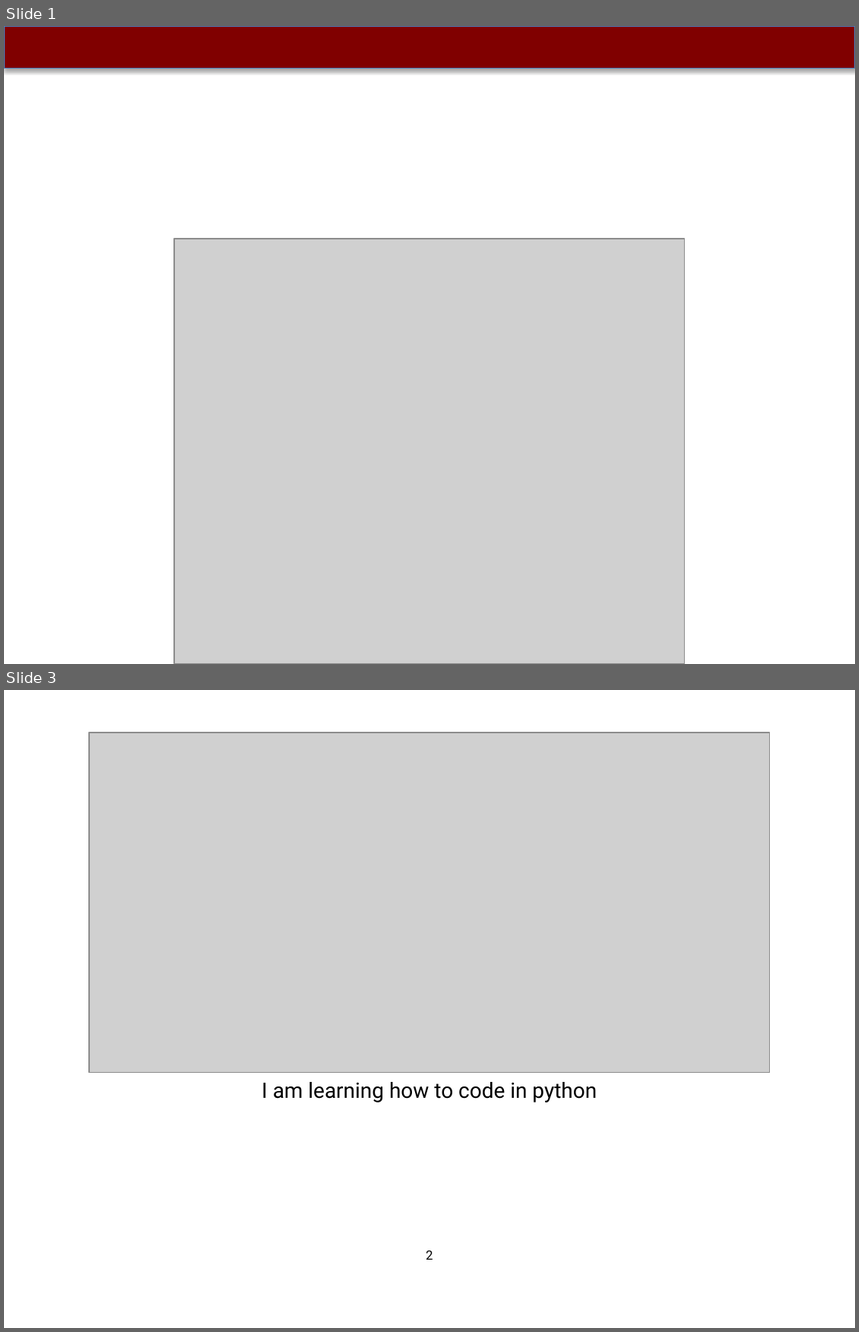
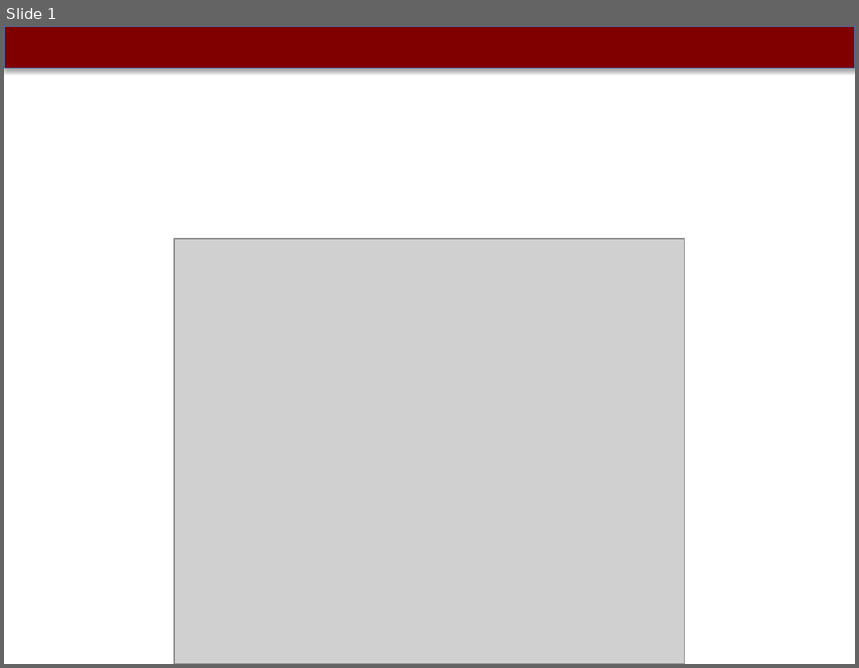
Before and after one commit to abidlabs/drawbook, a slide deck: test.pptx. Shown one above the other, each under a label of ours: slides 1 and 3 before the commit, slide 1 after it; the slides between them are not shown. The pictures are 859x1332 and 859x668 pixels, drawn with LibreOffice and Linux fonts; fonts in the diff are those of the drawing; grey boxes stand for pictures. Boxes give left, top, right and bottom in pixels: in the first picture for what was removed or moved away, otherwise in the second. Text is boxed around its words. In the diff, an @@ line names an element or a change of style, - is before the commit and + after.

```diff
--- a/test.pptx
+++ b/test.pptx
@@ slide 3 removed at [4,690,855,1328], background #FFFFFF @@
@@ picture removed at [89,733,770,1073] @@
@@ text removed at [262,1082,597,1103] @@
-I am learning how to code in python
@@ text removed at [426,1251,433,1260] @@
-2
```
Also in this commit, not shown: 3 slides added, 2 other slides removed, 3 other files.
